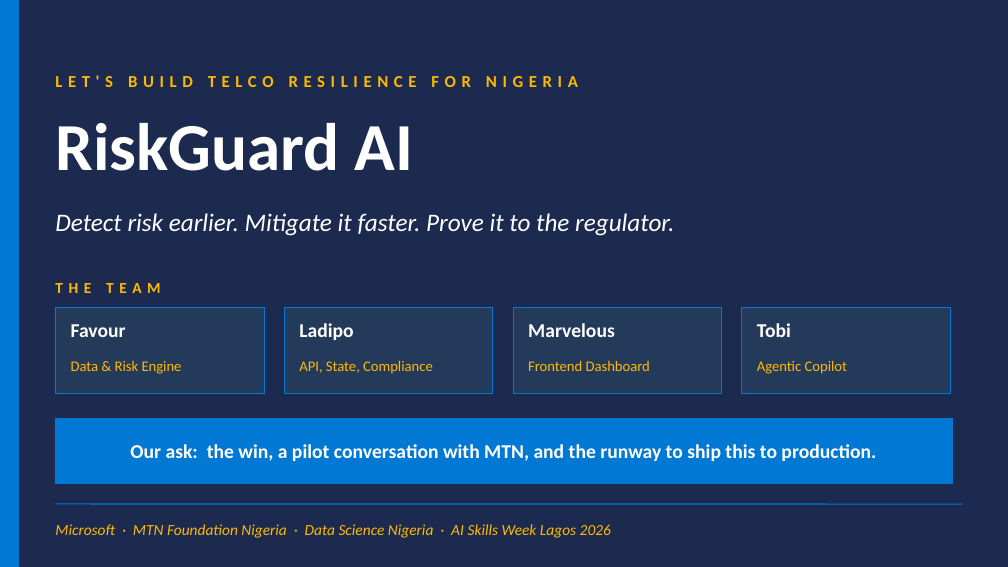
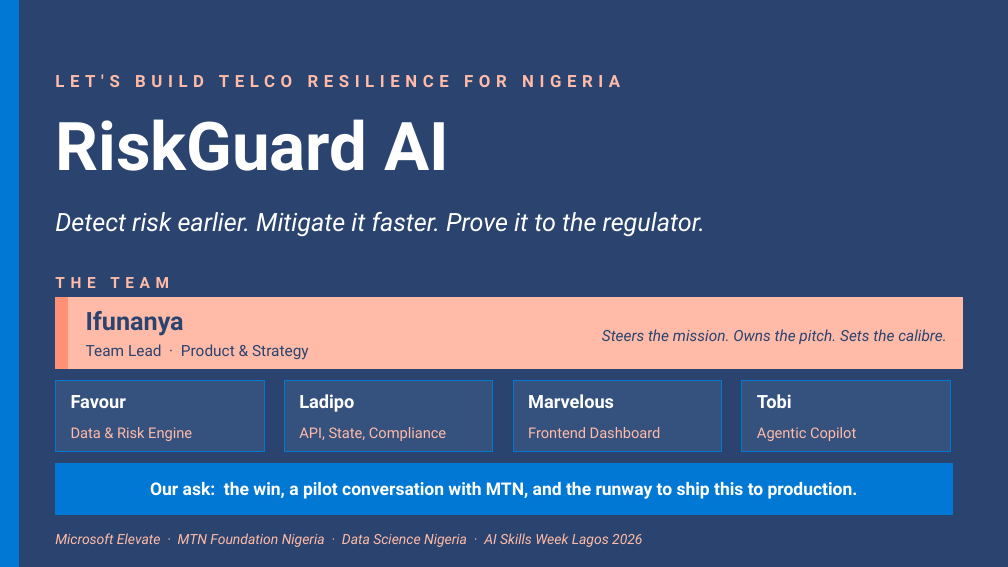
Before and after one commit to toby-adedipe/riskguard_ai, a slide deck: slide 13 of pitch/AI4Telco_RiskGuardAI.pptx (slide 12 before the commit). Drawn at 1008x567 pixels with LibreOffice and Linux fonts; fonts in the diff are those of the drawing. Boxes give left, top, right and bottom in pixels: in the first picture for what was removed or moved away, otherwise in the second. Text is boxed around its words. In the diff, an @@ line names an element or a change of style, - is before the commit and + after.

```diff
--- a/pitch/AI4Telco_RiskGuardAI.pptx
+++ b/pitch/AI4Telco_RiskGuardAI.pptx
@@ background #1B2A4E to #2A446F @@
@@ text "RiskGuard AI" at bbox=[55, 119, 449, 171]: font Calibri to Roboto @@
@@ text "Detect risk earlier. Mitigate it ..." at bbox=[55, 212, 705, 237]: font Calibri to Roboto @@
@@ rectangle added at bbox=[55, 297, 963, 368], fill #FFBBA8, outline #FFBBA8 1 pt @@
@@ rectangle added at bbox=[55, 297, 68, 368], fill #FF9176, outline #FF9176 1 pt @@
@@ rectangle removed at bbox=[55, 307, 264, 393] @@
@@ text added at bbox=[86, 311, 184, 336], 18 pt, text #2A446F, bold @@
+Ifunanya
@@ rectangle removed at bbox=[284, 307, 493, 393] @@
@@ text added at bbox=[602, 329, 946, 344], 11 pt, text #2A446F, italic @@
+Steers the mission. Owns the pitch. Sets the calibre.
@@ text added at bbox=[86, 344, 309, 360], 11 pt, text #2A446F @@
+Team Lead · Product & Strategy
@@ rectangle: place and size @@
-rectangle at bbox=[513, 307, 722, 393]
+rectangle at bbox=[55, 381, 264, 452]
@@ rectangle at bbox=[55, 381, 264, 452]: fill #243A5A to #35517E @@
@@ text "Favour": place and size @@
-text "Favour" at bbox=[71, 324, 126, 337]
+text "Favour" at bbox=[71, 395, 126, 408]
@@ rectangle at bbox=[284, 381, 493, 452]: fill #243A5A to #35517E @@
@@ rectangle: place and size @@
-rectangle at bbox=[742, 307, 951, 393]
+rectangle at bbox=[284, 381, 493, 452]
@@ text "Ladipo": place and size @@
-text "Ladipo" at bbox=[299, 323, 353, 340]
+text "Ladipo" at bbox=[299, 394, 354, 412]
@@ rectangle added at bbox=[513, 381, 722, 452], fill #35517E, outline #0078D4 0.75 pt @@
@@ text "Marvelous": place and size @@
-text "Marvelous" at bbox=[528, 323, 615, 337]
+text "Marvelous" at bbox=[528, 394, 614, 408]
@@ rectangle added at bbox=[742, 381, 951, 452], fill #35517E, outline #0078D4 0.75 pt @@
@@ size 14 to 13 pt, font Calibri to Roboto in 4 elements at bbox=[71, 395, 126, 408], bbox=[299, 394, 354, 412], bbox=[528, 394, 614, 408], bbox=[757, 394, 792, 408] @@
@@ text "Tobi": place and size @@
-text "Tobi" at bbox=[757, 323, 791, 337]
+text "Tobi" at bbox=[757, 394, 792, 408]
@@ font Calibri to Roboto, text colour #FFB900 to #FFBBA8 in 6 elements at bbox=[55, 74, 620, 87], bbox=[55, 277, 169, 288], bbox=[71, 427, 192, 441], bbox=[299, 427, 446, 441], bbox=[528, 427, 661, 438], bbox=[757, 427, 856, 441] @@
@@ 4 texts: place and size @@
-4 texts at bbox=[71, 360, 847, 374]
+4 texts at bbox=[71, 427, 856, 441]
@@ text "Our ask: the win, a ...": place and size @@
-text "Our ask: the win, a ..." at bbox=[130, 444, 876, 461]
+text "Our ask: the win, a ..." at bbox=[150, 482, 858, 499]
@@ text "Our ask: the win, a ..." at bbox=[150, 482, 858, 499]: size 14 to 12.5 pt, font Calibri to Roboto @@
@@ rectangle: place and size @@
-rectangle at bbox=[55, 418, 953, 484]
+rectangle at bbox=[55, 464, 953, 514]
@@ line removed from (55, 504) to (963, 504) @@
@@ text at bbox=[55, 533, 642, 547]: text changed; size 11 to 10 pt; font Calibri to Roboto; text colour #FFB900 to #FFBBA8 @@
-Microsoft · MTN Foundation Nigeria · Data Science Nigeria · AI Skills Week Lagos 2026
+Microsoft Elevate · MTN Foundation Nigeria · Data Science Nigeria · AI Skills Week Lagos 2026
```
Also in this commit, not shown: 11 other slides changed, 1 slide added, 19 other files.
